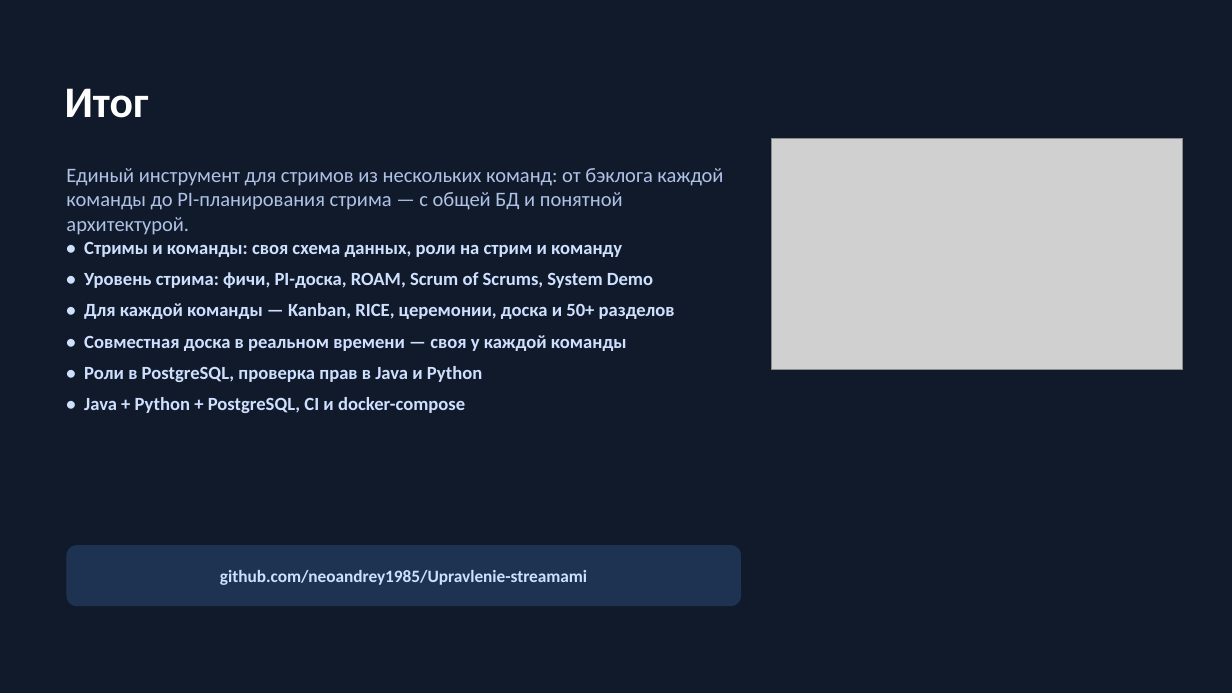
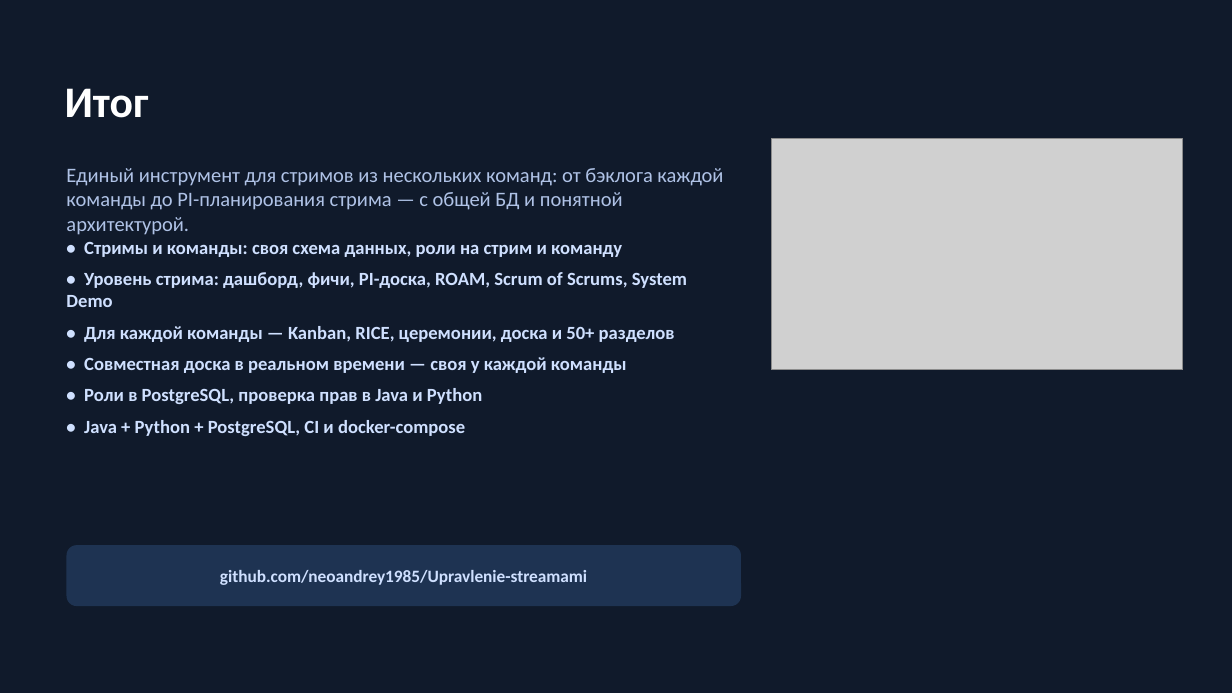
Before and after one commit to neoandrey1985/Upravlenie-streamami, a slide deck: slide 70 of frontend/docs/Презентация_приложения.pptx (slide 68 before the commit). Drawn at 1232x693 pixels with LibreOffice and Linux fonts; fonts in the diff are those of the drawing; grey boxes stand for pictures. Boxes give left, top, right and bottom in pixels: in the first picture for what was removed or moved away, otherwise in the second. Text is boxed around its words. In the diff, an @@ line names an element or a change of style, - is before the commit and + after.

```diff
--- a/frontend/docs/Презентация_приложения.pptx
+++ b/frontend/docs/Презентация_приложения.pptx
@@ text at (66, 272, 687, 307): text changed @@
-• Уровень стрима: фичи, PI-доска, ROAM, Scrum of Scrums, System Demo
+• Уровень стрима: дашборд, фичи, PI-доска, ROAM, Scrum of Scrums, System Demo
```
Also in this commit, not shown: 1 other slide changed, 2 slides added, 21 other files.
